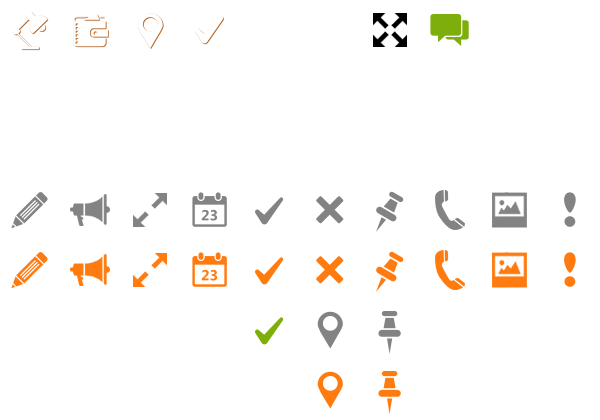
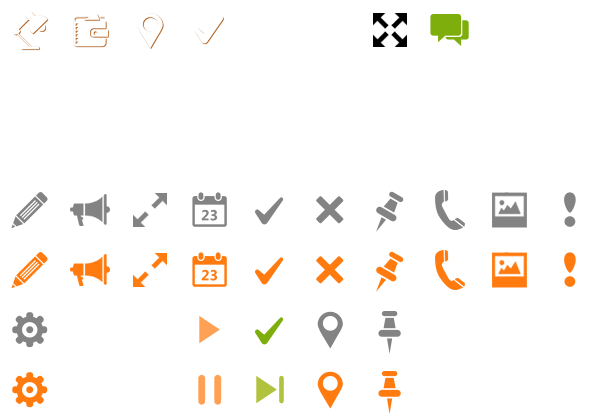
Two versions of the same layered image (600px x 420px). Layer-by-layer changes:
added layer "pause" in group "icons" over <box>198,374,222,405</box>
added layer "play" in group "icons" over <box>199,315,220,344</box>
added layer "play-green" in group "icons" over <box>256,375,284,404</box>
added layer "settings" in group "icons" over <box>12,312,48,348</box>
added layer "settings:hover" in group "icons" over <box>12,372,48,408</box>
